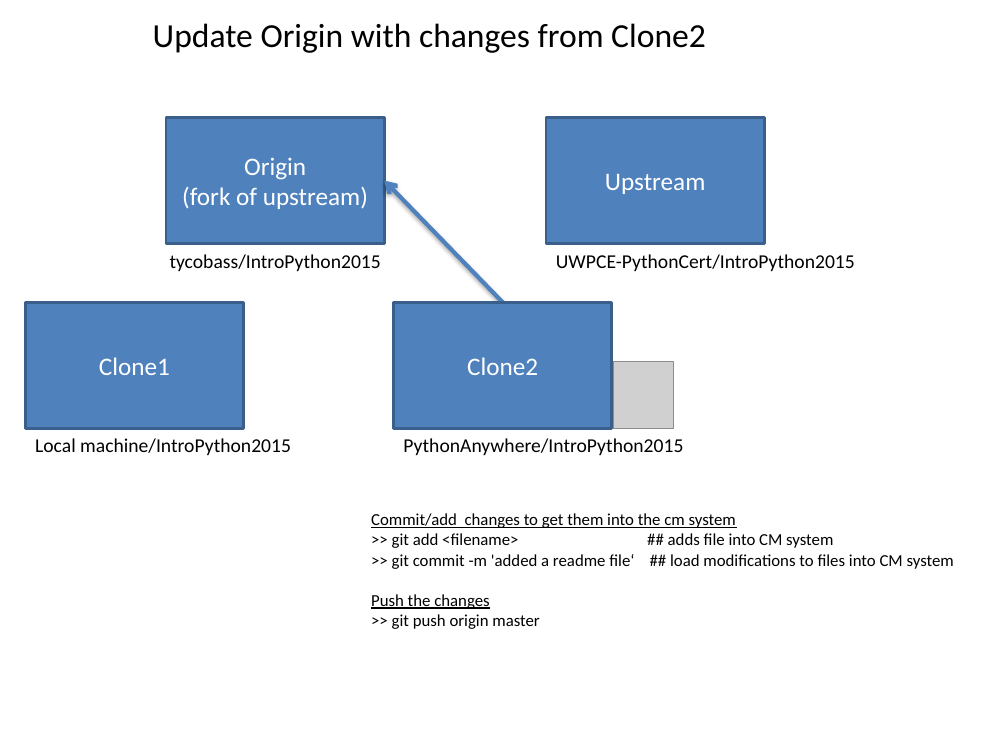
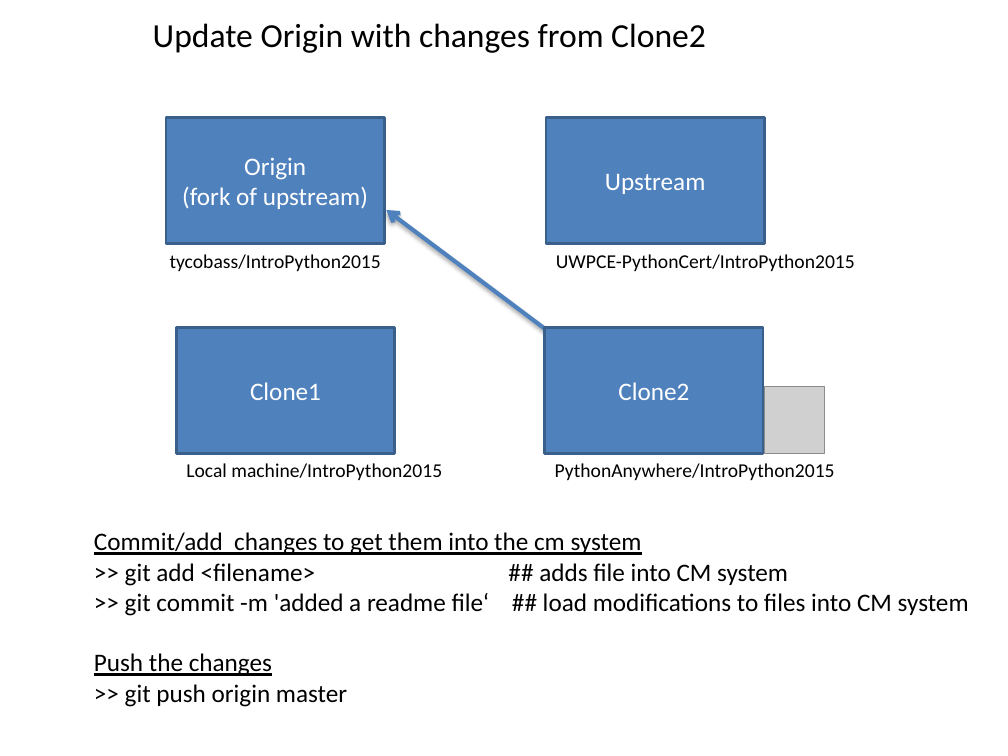
Before and after one commit to UWPCE-PythonCert/IntroToPython-2014, a slide deck: slide 8 of students/eric_v/debris/Using_git.pptx (slide 7 before the commit). Drawn at 1008x756 pixels with LibreOffice and Linux fonts; fonts in the diff are those of the drawing; grey boxes stand for pictures. Boxes give left, top, right and bottom in pixels: in the first picture for what was removed or moved away, otherwise in the second. Text is boxed around its words. In the diff, an @@ line names an element or a change of style, - is before the commit and + after.

```diff
--- a/students/eric_v/debris/Using_git.pptx
+++ b/students/eric_v/debris/Using_git.pptx
@@ arrow moved from (503, 302) - (384, 180) to (554, 336) - (386, 210) @@
@@ 2 rectangles, 2 texts, 1 picture: place and size @@
-2 rectangles, 2 texts, 1 picture at [25, 302, 683, 455]
+2 rectangles, 2 texts, 1 picture at [176, 328, 835, 480]
@@ text "Commit/add changes to get them ...": place and size @@
-text "Commit/add changes to get them ..." at [371, 513, 954, 629]
+text "Commit/add changes to get them ..." at [94, 532, 969, 707]
@@ text "Commit/add changes to get them ..." at [94, 532, 969, 707]: size 12 to 18 pt @@
```
Also in this commit, not shown: 6 other slides changed, 3 slides added.
